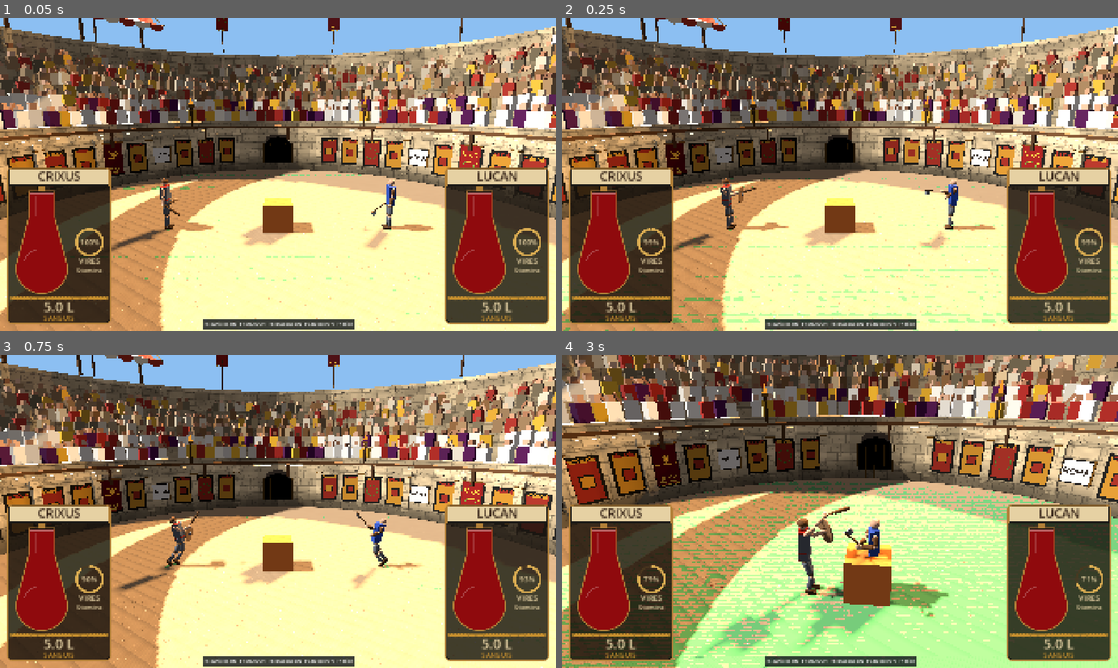
Above: before the commit, frames 1-4 (two rows, left to right).
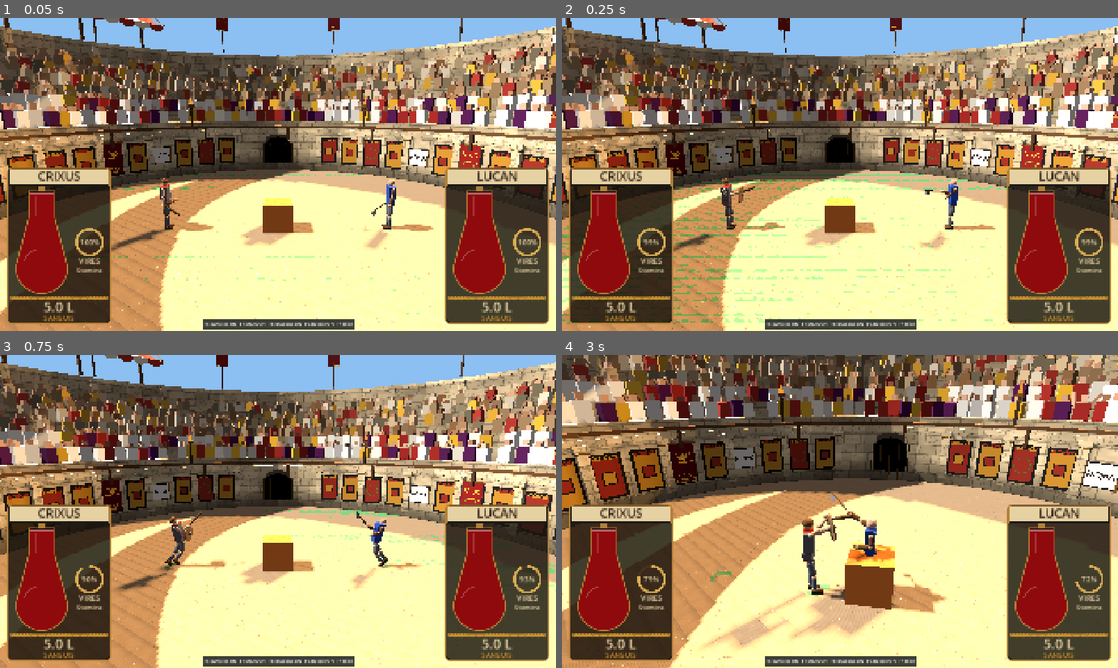
Above: after the commit, the same moments.

Repository: Proximo0/gladiator
Game: Godot game, scene res://game/main.tscn
Same seed, same stepped clock (60 frames per second), same inputs: the game is played once before the commit and once after it.
Inputs (mouse positions are in pixels of both pictures, inside the frame that each line leads up to):
- Up to frame 1 (0.05 s): no input
- Up to frame 2 (0.25 s): no input
- Up to frame 3 (0.75 s): move the mouse to (400, 495) at 0.52 s; hold D (move_right) from 0.53 s (still down); tap E (grab) at 0.6 s; click (400, 495) at 0.67 s
- Up to frame 4 (3 s): right-click (962, 495) at 0.8 s; release D (move_right) at 1.25 s; drag from (728, 527) to (812, 574) at 1.27 s; move the mouse to (895, 442) at 2.02 s; hold D (move_right) 2.03-2.75 s; tap Ctrl (crouch) at 2.1 s; right-click (895, 442) at 2.3 s; drag from (812, 574) to (673, 464) at 2.77 s

Frame 1 is identical in both runs. In frame 2, 3.7% of the frame differs, in the area x 0-100%, y 0-100%; in frame 3, 1.5%; in frame 4, 53%.

Commit message:
Round 1 close: self-hit spawn grace, dazed fighters finishable, grab radius 0.6, harder blunt head dazes
Co-Authored-By: Claude Opus 5.5 (1M context) <noreply@anthropic.com>
Claude-Session: https://claude.ai/code/session_013R8XaCuSdDMpiKfmDz2iCx

Diff:
--- a/game/debug/tuning.gd
+++ b/game/debug/tuning.gd
@@ -97,18 +97,20 @@
 	["leg_reaction", 0.25, 0.0, 1.0, 0.05, "Stability", "Share of leg joint reaction put on the pelvis."],
 	["pd_margin", 0.5, 0.1, 1.5, 0.05, "Stability", "Damping-rate margin for explicit PD (below 2 is stable)."],
 	["self_hit_min_speed", 6.0, 0.0, 15.0, 0.5, "Damage", "Min speed for a fighter's own weapon to hurt them, m/s."],
+	["self_hit_grace_s", 0.5, 0.0, 3.0, 0.1, "Damage", "No self hits for this long after spawn, while the weapon settles in the hand, s."],
+	["finisher_consc", 0.35, 0.0, 1.0, 0.05, "Damage", "A dazed (consciousness below this) or downed fighter can be finished at any blood level."],
 	["hold_freq", 2.0, 0.0, 6.0, 0.1, "Movement", "Idle position hold stiffness (stops drift), rad/s."],
 	["guard_hand_speed", 2.5, 0.5, 10.0, 0.1, "Arms", "Max speed of the hand goal in guard, m/s."],
 	["swing_hand_speed", 30.0, 5.0, 60.0, 1.0, "Arms", "Max speed of the hand goal while swinging or thrusting, m/s."],
 	["offhand_hand_speed", 5.0, 0.5, 15.0, 0.5, "Arms", "Max speed of the left hand goal, m/s."],
 	["hit_debounce", 0.25, 0.05, 1.0, 0.05, "Damage", "Min time between hits by the same weapon on the same part, s."],
-	["grab_radius", 0.3, 0.1, 1.0, 0.05, "Arms", "GRAB pickup radius from the hand, m."],
+	["grab_radius", 0.6, 0.1, 1.0, 0.05, "Arms", "GRAB pickup radius from the hand, m."],
 	["knockback_scale", 1.0, 0.0, 3.0, 0.05, "Damage", "Multiplier on hit knockback impulses."],
 	["match_pause_s", 4.0, 1.0, 15.0, 0.5, "Match", "Pause after a match before the next bot match starts, s."],
 	["match_slowmo_scale", 0.4, 0.1, 1.0, 0.05, "Match", "Time scale during the finisher slow motion."],
 	["match_slowmo_s", 1.0, 0.0, 5.0, 0.1, "Match", "Length of the finisher slow motion, game seconds."],
 	["blood_faint", 3.5, 2.6, 5.0, 0.1, "Health", "Blood (L) below which consciousness is capped; zero at blood_death."],
-	["health_head_ko", 0.03, 0.0, 0.2, 0.005, "Health", "Consciousness lost per blunt point on the head."],
+	["health_head_ko", 0.1, 0.0, 0.2, 0.005, "Health", "Consciousness lost per blunt point on the head."],
 	["health_stagger_ko", 0.05, 0.0, 0.5, 0.01, "Health", "Consciousness lost per unit of stagger on any part."],
 	["health_clot", 0.02, 0.0, 0.5, 0.005, "Health", "Bleed rate decay per second (clotting)."],
 	["health_consc_recover", 0.03, 0.0, 0.5, 0.005, "Health", "Consciousness recovery per second."],
@@ -205,6 +207,8 @@
 var leg_reaction: float
 var pd_margin: float
 var self_hit_min_speed: float
+var self_hit_grace_s: float
+var finisher_consc: float
 var hold_freq: float
 var guard_hand_speed: float
 var swing_hand_speed: float
--- a/game/fighter/fighter.gd
+++ b/game/fighter/fighter.gd
@@ -1068,6 +1068,8 @@
 				continue
 			var min_speed: float = _t("damage_min_speed")
 			if target == self:
+				if _tick < int(round(_t("self_hit_grace_s") * 60.0)):
+					continue
 				min_speed = maxf(min_speed, _t("self_hit_min_speed"))
 			if rel.length() < min_speed:
 				continue
@@ -1103,7 +1105,7 @@
 		"edge_alignment": cls["edge_alignment"],
 		"effective_mass": FighterMath.effective_mass(wdef_mass, w.inertia_com, r, arm_mass),
 		"armor_ids": target.armor_on(part), "armor_wear": target._armor_wear.duplicate(),
-		"part_hp_frac": target._hp(part), "blood_frac": target.health.blood_frac() if target.health != null else 1.0,
+		"part_hp_frac": target._hp(part), "blood_frac": target._finish_frac(),
 		"hit_on_weapon": on_weapon,
 	}
 	var res: Dictionary = DamageModel.resolve(hit_in, _tun)
@@ -1113,6 +1115,16 @@
 	ev["target"] = target.side
 	ev["point"] = p
 	target._take_hit(ev, body, w, self)
+
+
+## Blood fraction as the finisher rules see it: a dazed or downed fighter counts as deep in the finisher window.
+func _finish_frac() -> float:
+	if health == null:
+		return 1.0
+	var bf: float = health.blood_frac()
+	if health.consciousness < _t("finisher_consc") or _state == "down" or _state == "ko":
+		bf = minf(bf, _t("finisher_blood_frac") * 0.5)
+	return bf
 
 
 ## Armor ids currently worn over part `n`.
Not shown, changed: docs/refine_round1.md
